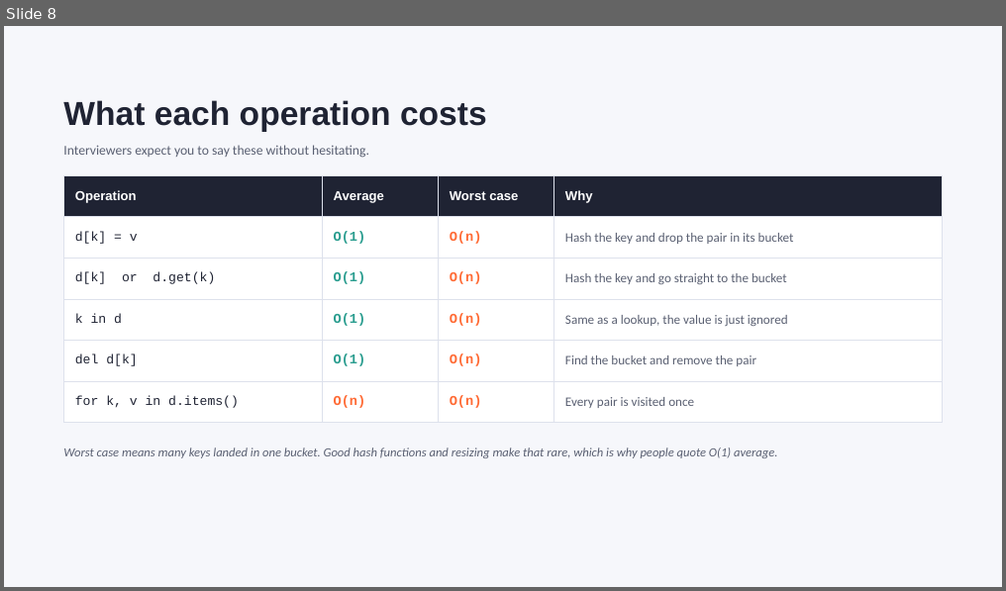
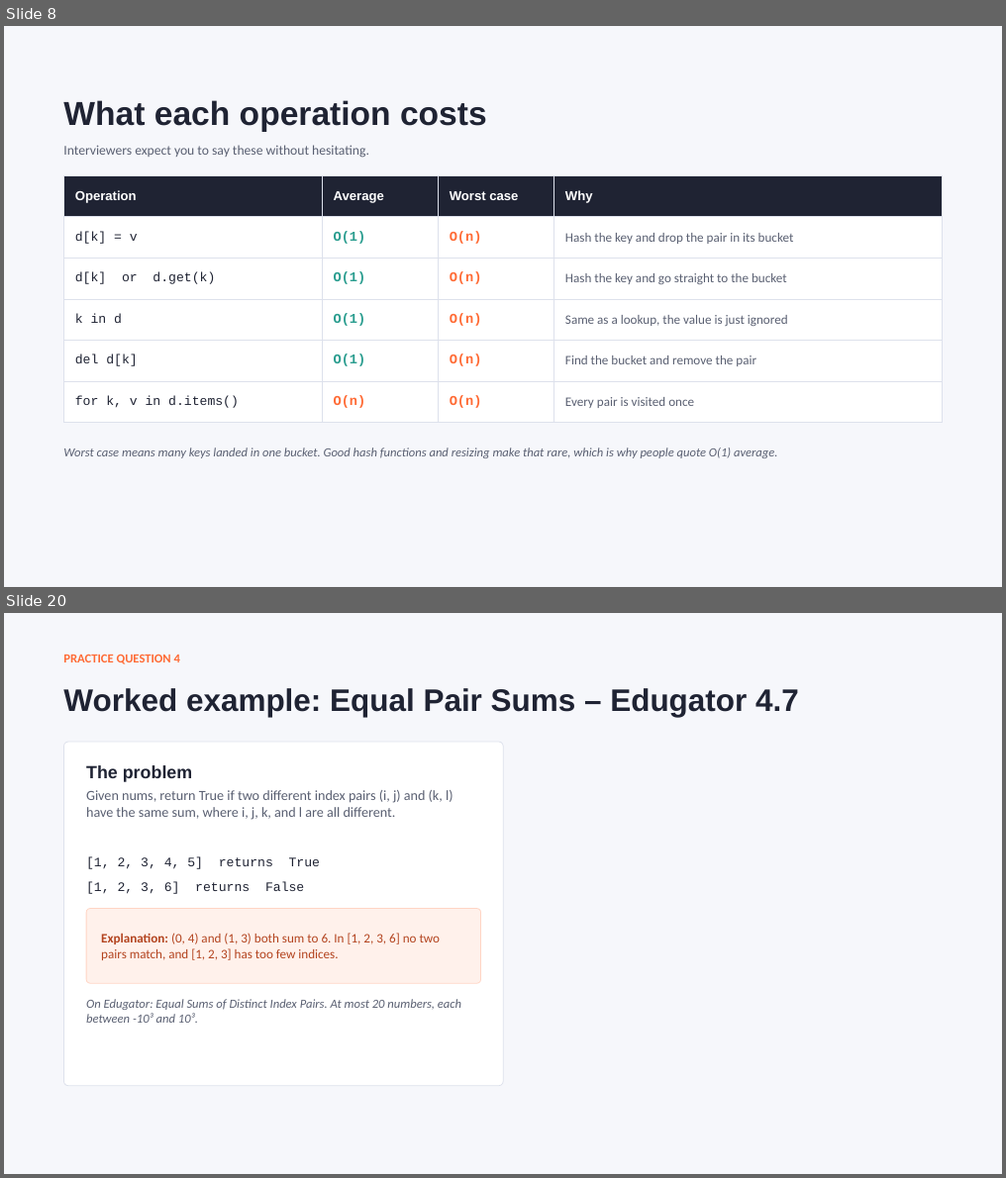
Before and after one commit to kapooramanpreet/TechnicalInterview101, a slide deck: assets/slides/Technical_Interview_101_Hash Tables.pptx. Shown one above the other, each under a label of ours: slide 8 before the commit, slides 8 and 20 after it; the slides between them are not shown. The pictures are 1006x591 and 1006x1178 pixels, drawn with LibreOffice and Linux fonts; fonts in the diff are those of the drawing. Boxes give left, top, right and bottom in pixels: in the first picture for what was removed or moved away, otherwise in the second. Text is boxed around its words. In the diff, an @@ line names an element or a change of style, - is before the commit and + after.

```diff
--- a/assets/slides/Technical_Interview_101_Hash Tables.pptx
+++ b/assets/slides/Technical_Interview_101_Hash Tables.pptx
@@ slide 20 added at <box>4,613,1002,1174</box>, background #F6F7FB @@
@@ text added at <box>63,654,180,664</box>, 12 pt, text #FF6B35, bold @@
+PRACTICE QUESTION 4
@@ title added at <box>63,688,799,717</box>, 30 pt, text #1F2333, bold @@
+Worked example: Equal Pair Sums – Edugator 4.7
@@ rounded rectangle added at <box>63,742,503,1086</box>, fill #FFFFFF, outline #DDE1EC 0.75 pt @@
@@ text added at <box>86,765,192,782</box>, 17 pt, text #1F2333, bold @@
+The problem
@@ text added at <box>86,790,453,820</box>, 13.5 pt, text #5A6072 @@
+Given nums, return True if two different index pairs (i, j) and (k, l) have the same sum, where i, j, k, and l are all different.
@@ text added at <box>86,858,320,869</box>, 12.5 pt, text #1F2333 @@
+[1, 2, 3, 4, 5] returns True
@@ text added at <box>86,881,304,894</box>, 12.5 pt, text #1F2333 @@
+[1, 2, 3, 6] returns False
@@ rounded rectangle added at <box>86,909,481,983</box>, fill #FFF1EB, outline #FFD5C4 0.75 pt @@
@@ text added at <box>101,933,441,960</box>, 12.5 pt, text #B3441F @@
+Explanation: (0, 4) and (1, 3) both sum to 6. In [1, 2, 3, 6] no two pairs match, and [1, 2, 3] has too few indices.
@@ text added at <box>86,999,461,1023</box>, 12 pt, text #5A6072, italic @@
+On Edugator: Equal Sums of Distinct Index Pairs. At most 20 numbers, each between -10³ and 10³.
```
Also in this commit, not shown: 11 slides changed, 5 other slides added, 3 slides removed.
